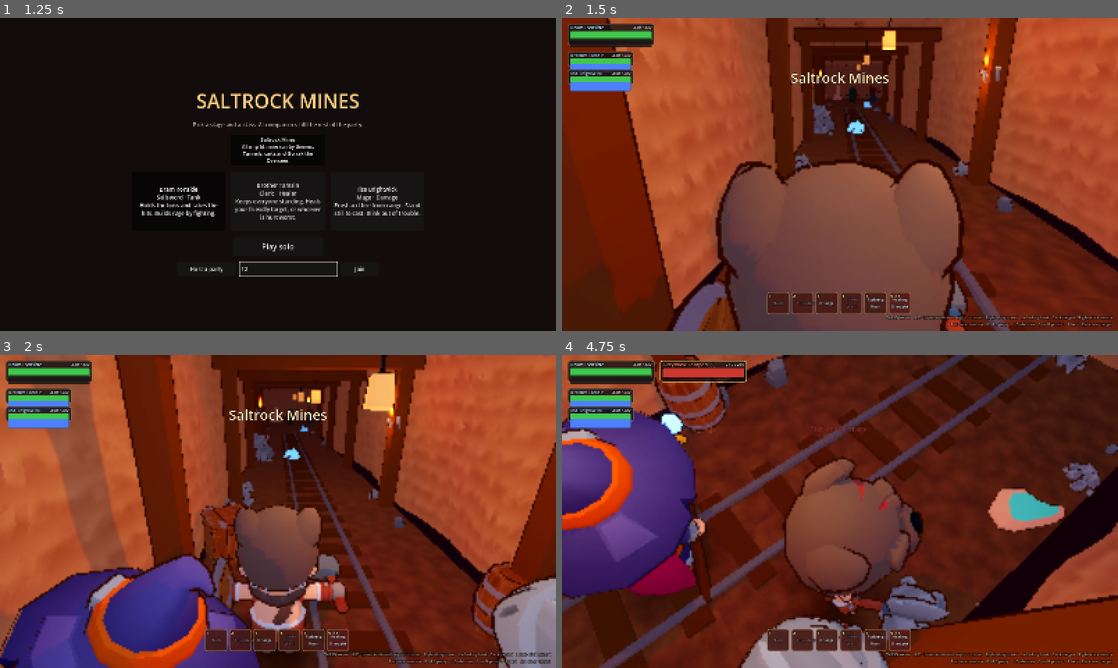
Above: before the commit, frames 1-4 (two rows, left to right).
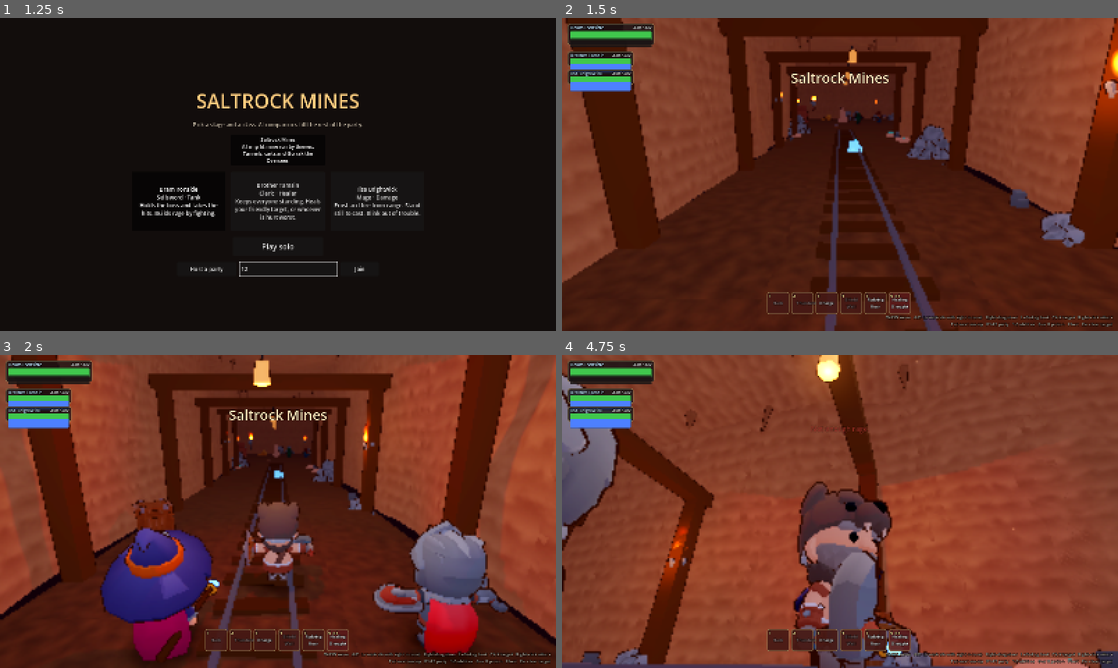
Above: after the commit, the same moments.

Repository: sthi-1005/testgame
Game: Godot game, scene res://main.tscn
Same seed, same stepped clock (60 frames per second), same inputs: the game is played once before the commit and once after it.
Inputs (mouse positions are in pixels of both pictures, inside the frame that each line leads up to):
- Up to frame 1 (1.25 s): click (289, 268) at 0.52 s; type "12" at 0.6 s
- Up to frame 2 (1.5 s): click "Play solo" at 1.25 s
- Up to frame 3 (2 s): no input
- Up to frame 4 (4.75 s): tap Enter at 2 s; move the mouse to (962, 495) at 2.02 s; hold D 2.03-2.75 s; tap Q at 2.1 s; click (962, 495) at 2.17 s; drag from (728, 527) to (812, 574) at 2.77 s; move the mouse to (895, 442) at 3.52 s; hold D 3.53-4.25 s; tap 1 at 3.6 s; click (895, 442) at 3.67 s; drag from (812, 574) to (673, 464) at 4.27 s

Frame 1 is identical in both runs. In frame 2, 73% of the frame differs, in the area x 0-100%, y 0-100%; in frame 3, 72%; in frame 4, 90%.

Commit message:
Scale and camera rework: real-size characters, wider mine, WoW-style camera
- Characters back to 1:1 (CHAR_SCALE 1.0) against the 1 unit = 1 m reference in docs/scale.md
- Widened the mouth tunnel, sorting cut and rail cut; re-heighted torches, support frames and lanterns
- Camera: closer default (9), flatter pitch, smoothed pivot and zoom, follows facing while walking
- Camera collision is now a sphere sweep against a dedicated physics layer (cave meshes, hall walls,
  ceilings, pillars, torch flames) instead of the grid solid test
- Lower volumetric energy on pooled lights; torch flames block the camera (fixed boss-hall glare)
- Assets.body_def/extra_bodies so stages can register their own bodies
- tools/camshots.gd: fixed-spot gameplay-camera stills for before/after comparisons

Co-Authored-By: Claude Opus 5.5 (1M context) <noreply@anthropic.com>
Claude-Session: https://claude.ai/code/session_016eWJidG6StUvV5BCR7RHHT

Diff:
--- a/scripts/assets.gd
+++ b/scripts/assets.gd
@@ -11,7 +11,7 @@
 const BAT_ALIAS := { "idle": "Bat_Flying", "combatIdle": "Bat_Flying", "run": "Bat_Flying", "walk": "Bat_Flying", "back": "Bat_Flying",
 	"attack": "Bat_Attack", "attack2": "Bat_Attack2", "hit": "Bat_Hit", "death": "Bat_Death" }
 ## Characters are drawn larger than the sim's collision circles so they hold their own in the 4 m tunnels.
-const CHAR_SCALE := 1.3
+const CHAR_SCALE := 1.0
 const LOOPING := ["idle", "combatIdle", "run", "walk", "back", "cast"]
 
 # Animation clips for the KayKit rig, retargeted onto every KayKit character.
@@ -33,6 +33,12 @@
 	"gorrak": { "model": "res://assets/chars/orc_brute.glb", "alias": QUAT_ALIAS, "scale": 1.75 },
 	"bat": { "model": "res://assets/chars/bat.glb", "alias": BAT_ALIAS, "scale": 0.42 },
 }
+
+## Bodies a stage adds at runtime (tinted variants, its own bosses), merged in from the stage's Level._configure().
+static var extra_bodies := {}
+
+static func body_def(name: String) -> Dictionary:
+	return extra_bodies[name] if extra_bodies.has(name) else BODIES[name]
 
 static var _scenes := {}
 static var _libs := {} # body -> AnimationLibrary
@@ -85,7 +91,7 @@
 static func library_for(body: String, model: Node) -> AnimationLibrary:
 	if _libs.has(body):
 		return _libs[body]
-	var def: Dictionary = BODIES[body]
+	var def: Dictionary = body_def(body)
 	var lib := AnimationLibrary.new()
 	var sk := skeleton_of(model)
 	var alias: Dictionary = def.alias
@@ -187,7 +193,7 @@
 
 ## Build a character: the model, its gear on the hand bones and an AnimationPlayer with its clips.
 static func character(body: String) -> Dictionary:
-	var def: Dictionary = BODIES[body]
+	var def: Dictionary = body_def(body)
 	var model := scene(def.model).instantiate() as Node3D
 	var lib := library_for(body, model)
 	for old in model.find_children("*", "AnimationPlayer", true, false):
--- a/scripts/cave.gd
+++ b/scripts/cave.gd
@@ -39,7 +39,7 @@
 		for i in nu + 1:
 			var p := a2 + along * ((length + 1.2) * i / nu) + Vector3.UP * (-0.3 + (h + 1.0) * j / nv)
 			# lean the upper wall inward a bit so tunnels read as carved, not built
-			var lean := clampf((p.y - 4.0) / 6.0, 0.0, 1.0)
+			var lean := clampf((p.y - 6.0) / 6.0, 0.0, 1.0)
 			p += inward * lean * lean * 1.4
 			row.append(p + disp(p, inward))
 		grid.append(row)
--- a/scripts/game.gd
+++ b/scripts/game.gd
@@ -4,8 +4,8 @@
 ## and turns input into requests. Talks to a net object (LocalNet for solo, the network layer otherwise).
 
 const INTERP_DELAY := 0.1
-const CAM_MIN := 3.0
-const CAM_MAX := 20.0
+const CAM_MIN := 2.5
+const CAM_MAX := 22.0
 
 var net: Node
 var stage_id := Stages.DEFAULT # set before the node enters the tree; a world from the server can switch it
@@ -40,9 +40,9 @@
 
 # camera
 var cam_yaw := PI
-var cam_pitch := -0.42
-var cam_dist := 11.0
-var cam_cur_dist := 11.0
+var cam_pitch := -0.28
+var cam_dist := 9.0 # zoom target (the wheel and pinch set this)
+var cam_cur_dist := 9.0
 var shake_amt := 0.0
 var lmb := false
 var rmb := false
@@ -61,8 +61,8 @@
 	add_child(we)
 	_build_world()
 	cam = Camera3D.new()
-	cam.fov = 58
-	cam.far = 300
+	cam.fov = 60
+	cam.far = lv.cam_far
 	cam.current = true
 	add_child(cam)
 	dust = WorldBuilder.dust_motes()
@@ -303,6 +303,7 @@
 	var stick := can_move and touch_move.length() > 0.15
 	var was_moving := moving
 	moving = fwd != 0 or side != 0 or stick
+	_fwd_input = fwd
 	if moving:
 		var f := Vector3(sin(my_yaw), 0, cos(my_yaw))
 		var r := Vector3(-f.z, 0, f.x)
@@ -325,7 +326,7 @@
 ## Touch camera drag (same feel as a mouse drag).
 func touch_look(rel: Vector2) -> void:
 	cam_yaw -= rel.x * 0.006
-	cam_pitch = clampf(cam_pitch - rel.y * 0.005, -1.2, 0.35)
+	cam_pitch = clampf(cam_pitch - rel.y * 0.005, -1.25, 0.45)
 
 func _key(k: Key) -> bool:
 	return Input.is_physical_key_pressed(k)
@@ -357,7 +358,7 @@
 		var mm := e as InputEventMouseMotion
 		drag += mm.relative.length()
 		cam_yaw -= mm.relative.x * 0.006
-		cam_pitch = clampf(cam_pitch - mm.relative.y * 0.005, -1.2, 0.35)
+		cam_pitch = clampf(cam_pitch - mm.relative.y * 0.005, -1.25, 0.45)
 		if rmb and me and not me.dead and me.flags & 32 == 0:
 			my_yaw = cam_yaw
 	elif e is InputEventKey and e.pressed and not e.echo:
@@ -518,47 +519,48 @@
 	return out
 
 # ------------------------------------------------------------------ camera
+## WoW-style: an eye-height pivot, the camera swings in behind you as you run, and a swept sphere
+## against the camera collision layer pulls it in when rock gets in the way (and eases it back out).
 func _update_camera(delta: float) -> void:
-	if not lmb and not rmb and touch_move == Vector2.ZERO and (moving or follow_server):
-		cam_yaw = lerp_angle(cam_yaw, my_yaw, clampf(delta * (1.5 if follow_server else 3.0), 0, 1))
-	var pivot := ground(my_pos) + Vector3(0, 2.2 * Assets.CHAR_SCALE, 0)
-	var ceil := lv.ceil_at(my_pos.x, my_pos.z) + lv.floor_y(my_pos.x, my_pos.z) - 2.4
-	# in tight tunnels, swing higher overhead before pulling in close
-	var best_d := -1.0
-	var best_dir := Vector3.ZERO
-	for pitch in [cam_pitch, minf(cam_pitch, -0.75), minf(cam_pitch, -1.0), -1.25]:
-		var dir := Vector3(-sin(cam_yaw) * cos(pitch), -sin(pitch), -cos(cam_yaw) * cos(pitch))
-		var allowed := _cam_room(pivot, dir, ceil)
-		if allowed > best_d + 0.5:
-			best_d = allowed
-			best_dir = dir
-		if allowed >= minf(cam_dist, 6.0):
-			break
-	cam_cur_dist = best_d if best_d < cam_cur_dist else move_toward(cam_cur_dist, best_d, delta * 6.0)
-	cam_dir = cam_dir.slerp(best_dir, clampf(delta * 6.0, 0, 1)) if cam_dir != Vector3.ZERO else best_dir
-	var pos := pivot + cam_dir.normalized() * cam_cur_dist
-	if pos.y > ceil:
-		pos.y = maxf(ceil, pivot.y + 0.3) # flatten under a low roof rather than zooming in
+	var steering := lmb or rmb or touch_move != Vector2.ZERO
+	if not steering and ((moving and _fwd_input >= 0) or follow_server):
+		cam_yaw = lerp_angle(cam_yaw, my_yaw, clampf(delta * (1.5 if follow_server else 3.5), 0, 1))
+	var want_pivot := ground(my_pos) + Vector3(0, PIVOT_H, 0)
+	cam_pivot = want_pivot if cam_pivot == Vector3.INF else cam_pivot.lerp(want_pivot, clampf(delta * 14.0, 0, 1))
+	cam_zoom = move_toward(cam_zoom, cam_dist, delta * maxf(6.0, absf(cam_dist - cam_zoom) * 6.0))
+	var dir := Vector3(-sin(cam_yaw) * cos(cam_pitch), -sin(cam_pitch), -cos(cam_yaw) * cos(cam_pitch))
+	var allowed := _cam_sweep(cam_pivot, dir, cam_zoom)
+	cam_cur_dist = allowed if allowed < cam_cur_dist else move_toward(cam_cur_dist, allowed, delta * 5.0)
+	var pos := cam_pivot + dir * cam_cur_dist
 	if shake_amt > 0:
 		pos += Vector3(randf_range(-1, 1), randf_range(-1, 1), randf_range(-1, 1)) * shake_amt * 0.25
 		shake_amt = maxf(0.0, shake_amt - delta * 2.5)
-	cam.look_at_from_position(pos, pivot + Vector3(0, 0.2, 0))
+	cam.look_at_from_position(pos, cam_pivot + Vector3(0, 0.15, 0))
 	if me:
-		me.model.visible = cam_cur_dist > 1.8
-
-var cam_dir := Vector3.ZERO
-
-## How far the camera can sit from the pivot along dir before it would be inside rock.
-func _cam_room(pivot: Vector3, dir: Vector3, ceil: float) -> float:
-	var d := 0.5
-	while d <= cam_dist:
-		var p := pivot + dir * d
-		if p.y > ceil:
-			p.y = ceil
-		if lv.solid_at(p.x, p.z, 0.6) or p.y < lv.floor_y(p.x, p.z) + 0.4:
-			return maxf(d - 0.4, 0.8)
-		d += 0.25
-	return cam_dist
+		me.model.visible = cam_cur_dist > 1.3
+
+const PIVOT_H := 2.0
+const CAM_RADIUS := 0.3
+var cam_pivot := Vector3.INF
+var cam_zoom := 9.0
+var _fwd_input := 0.0
+var _cam_shape: SphereShape3D
+
+## How far the camera can sit from the pivot along dir: a sphere swept against collision layer 2.
+func _cam_sweep(pivot: Vector3, dir: Vector3, dist: float) -> float:
+	if _cam_shape == null:
+		_cam_shape = SphereShape3D.new()
+		_cam_shape.radius = CAM_RADIUS
+	var q := PhysicsShapeQueryParameters3D.new()
+	q.shape = _cam_shape
+	q.transform = Transform3D(Basis(), pivot)
+	q.motion = dir * dist
+	q.collision_mask = WorldBuilder.CAMERA_LAYER
+	var r := get_world_3d().direct_space_state.cast_motion(q)
+	var d := dist * r[0]
+	# never inside the floor either
+	var floor_t := (pivot.y - lv.floor_y(pivot.x, pivot.z) - 0.4) / maxf(-dir.y, 0.001) if dir.y < 0 else INF
+	return clampf(minf(d, floor_t), 0.4, dist)
 
 # ------------------------------------------------------------------ effects
 func _float_text(id: int, text: String, style: String) -> void:
@@ -640,10 +642,14 @@
 	mi.material_override = m
 	add_child(mi)
 	mi.global_position = p
-	mi.scale = Vector3(0.5, 0.15, 0.5)
+	mi.scale = Vector3(1, 0.3, 1)
+	# grow the radius, not the scale, so the band stays thin (a scaled torus turns into a fat glowing donut)
+	var grow := func(k: float):
+		tm.outer_radius = maxf(0.3, r * k)
+		tm.inner_radius = maxf(0.1, r * k - 0.35)
 	var tw := create_tween()
 	tw.set_parallel()
-	tw.tween_property(mi, "scale", Vector3(r, 0.15, r), 0.45).set_ease(Tween.EASE_OUT)
+	tw.tween_method(grow, 0.05, 1.0, 0.45).set_ease(Tween.EASE_OUT)
 	tw.tween_property(m, "albedo_color:a", 0.0, 0.45)
 	tw.chain().tween_callback(mi.queue_free)
 
--- a/scripts/level.gd
+++ b/scripts/level.gd
@@ -52,11 +52,11 @@
 
 ## Carve the walkable cells and place obstacles and decor.
 func _layout() -> void:
-	carve(3, 15, 4, 26, "mouth")
+	carve(2, 15, 4, 26, "mouth")
 	carve(1, 7, 9, 14, "diggings")
-	carve(10, 10, 14, 11, "cut")
-	carve(15, 6, 19, 13, "sorting")
-	carve(20, 9, 22, 10, "cut2")
+	carve(10, 9, 14, 11, "cut")
+	carve(15, 5, 20, 14, "sorting")
+	carve(21, 8, 22, 10, "cut2")
 	carve(23, 2, 33, 15, "hall")
 	carve(27, 0, 29, 1, "gate")
 	_build_structure()
@@ -64,6 +64,9 @@
 
 # ------------------------------------------------------------------ stage hooks (override per stage)
 ## Ground height under a point. Visual only: collision and the sim stay 2D on the grid.
+## Camera far plane for this stage (open stages with long views raise it).
+var cam_far := 300.0
+
 func floor_y(_x: float, _z: float) -> float:
 	return 0.0
 
@@ -125,7 +128,7 @@
 	return zone_of[z * gw + x]
 
 func zone_h(zone: String) -> float:
-	return ZONE_H.get(zone, 8.0)
+	return ZONE_H.get(zone, 11.0)
 
 func ceil_at(wx: float, wz: float) -> float:
 	return zone_h(zone_at(wx, wz))
@@ -331,7 +334,7 @@
 			_add("prop", "dungeon-pillar", p, 0.0, Vector3(1.15, ph / 4.0 + 0.05, 1.15))
 			obst.append([p.x, p.z, 0.75])
 
-func _wall_torch(cx: int, cz: int, side: String, h := 3.2) -> void:
+func _wall_torch(cx: int, cz: int, side: String, h := 3.0) -> void:
 	var s: Array = { "n": [0, -1, PI], "s": [0, 1, 0.0], "e": [1, 0, -PI / 2], "w": [-1, 0, PI / 2] }[side]
 	var c := W(cx, cz)
 	var p := Vector3(c.x + s[0] * (T / 2), h, c.z + s[1] * (T / 2))
@@ -343,9 +346,9 @@
 	var half := span / 2 - 0.4
 	for s in [-1, 1]:
 		var p := Vector3(c.x, 0, c.z + s * half) if along_x else Vector3(c.x + s * half, 0, c.z)
-		_add("timber", "", p + Vector3(0, 3, 0), rng.randf_range(-0.04, 0.04), Vector3(0.55, 6, 0.55))
+		_add("timber", "", p + Vector3(0, 3.4, 0), rng.randf_range(-0.04, 0.04), Vector3(0.6, 6.8, 0.6))
 		obst.append([p.x, p.z, 0.45])
-	_add("timber", "", c + Vector3(0, 6.2, 0), 0.0, Vector3(0.6, 0.6, span + 0.4) if along_x else Vector3(span + 0.4, 0.6, 0.6))
+	_add("timber", "", c + Vector3(0, 6.9, 0), 0.0, Vector3(0.65, 0.65, span + 0.4) if along_x else Vector3(span + 0.4, 0.65, 0.65))
 
 func _prop_obst(m: String, p: Vector3, rot: float, s, r: float) -> void:
 	_add("prop", m, p, rot, s)
@@ -355,14 +358,14 @@
 func _decorate() -> void:
 	# entrance tunnel: timber frames and daylight spilling in from the mouth
 	for z in range(16, 26, 2):
-		_support_frame(3.5, z, false)
-	_add("daylight", "", Vector3(4 * T, 4, 27.5 * T))
-	_add("light", "", Vector3(4 * T, 6, 26 * T), 0.0, 1.0, { "color": Color(0.6, 0.75, 1), "range": 34.0, "energy": 2.2 })
-	_add("light", "", Vector3(4 * T, 4, 22 * T), 0.0, 1.0, { "color": Color(0.55, 0.68, 0.9), "range": 22.0, "energy": 0.8 })
-	_wall_torch(3, 18, "w")
+		_support_frame(3.0, z, false, 3 * T)
+	_add("daylight", "", Vector3(3.5 * T, 4, 27.5 * T))
+	_add("light", "", Vector3(3.5 * T, 6, 26 * T), 0.0, 1.0, { "color": Color(0.6, 0.75, 1), "range": 34.0, "energy": 2.2 })
+	_add("light", "", Vector3(3.5 * T, 4, 22 * T), 0.0, 1.0, { "color": Color(0.55, 0.68, 0.9), "range": 22.0, "energy": 0.8 })
+	_wall_torch(2, 18, "w")
 	_wall_torch(4, 22, "e")
 	_prop_obst("p_Barrel", W(4, 24) + Vector3(1.3, 0, 0), 0.3, 1.7, 0.8)
-	_prop_obst("p_Crate_Wooden", W(3, 23) + Vector3(-1.2, 0, 0.5), 0.5, 1.7, 0.9)
+	_prop_obst("p_Crate_Wooden", W(2, 23) + Vector3(-0.8, 0, 0.5), 0.5, 1.7, 0.9)
 
 	# lower diggings: ore heaps, timber, lanterns
 	for t in [[1, 9, "w"], [9, 8, "e"], [5, 7, "n"], [2, 14, "s"], [8, 13, "e"]]:
@@ -375,20 +378,20 @@
 	_prop_obst("p_Bucket_Wooden_1", W(3, 13) + Vector3(-1.2, 0, 1), 0.0, 1.7, 0)
 	_prop_obst("p_Rope_1", W(6, 13), 0.4, 1.8, 0)
 	for x in [10.5, 12.5, 14.5]:
-		_support_frame(x, 10.5, true)
+		_support_frame(x, 10.0, true, 3 * T)
 	for q in [[3, 9], [7, 12]]:
 		_prop_obst("dungeon-pillar", W(q[0], q[1]), 0.4, Vector3(0.7, 2, 0.7), 0.6)
 
 	# sorting cave: crates and barrels of ore, a workbench
-	for t in [[15, 7, "w"], [19, 12, "e"], [17, 6, "n"], [16, 13, "s"]]:
+	for t in [[15, 7, "w"], [20, 12, "e"], [17, 5, "n"], [16, 14, "s"]]:
 		_wall_torch(t[0], t[1], t[2])
 	for s in [[15, 6, "p_Crate_Wooden", 1.8, 0.0], [15, 6, "p_Crate_Wooden", 1.8, 1.3], [19, 6, "p_Barrel", 1.8, 0.0], [19, 7, "p_Barrel", 1.8, 0.0],
 			[15, 13, "p_Crate_Metal", 1.6, 0.0], [19, 13, "p_Workbench", 1.7, 0.0], [18, 13, "p_Barrel_Holder", 1.7, 0.0]]:
 		var ox := -0.8 if s[0] == 15 else (0.8 if s[0] == 19 else 0.0)
 		var p := W(s[0], s[1]) + Vector3(ox, s[4], -0.8 if s[1] == 6 else 0.8)
 		_prop_obst(s[2], p, rng.randf_range(-0.3, 0.3), s[3], 0.0 if s[4] > 0 else 1.1)
-	_support_frame(20.5, 9.5, true)
-	_support_frame(21.8, 9.5, true)
+	_support_frame(21.0, 9.0, true, 3 * T)
+	_support_frame(22.3, 9.0, true, 3 * T)
 
 	# overseer's hall: rails, carts, the shift bell, braziers
 	for t in [[23, 3, "w"], [23, 8, "w"], [23, 13, "w"], [33, 4, "e"], [33, 9, "e"], [33, 14, "e"], [25, 2, "n"], [31, 2, "n"], [26, 15, "s"], [31, 15, "s"]]:
--- a/scripts/look.gd
+++ b/scripts/look.gd
@@ -187,8 +187,8 @@
 	e.fog_mode = Environment.FOG_MODE_EXPONENTIAL
 	e.glow_enabled = true
 	e.glow_intensity = 0.7
-	e.glow_bloom = 0.05
-	e.glow_hdr_threshold = 1.0
+	e.glow_bloom = 0.0
+	e.glow_hdr_threshold = 1.3
 	e.adjustment_enabled = true
 	# Forward+ only (ignored by the web/Compatibility build): volumetric fog, ambient occlusion, GI
 	e.volumetric_fog_enabled = true
--- a/scripts/unit_view.gd
+++ b/scripts/unit_view.gd
@@ -95,7 +95,7 @@
 func height() -> float:
 	if info.body == "gorrak":
 		return 4.0 * Assets.CHAR_SCALE
-	return 2.4 * Assets.BODIES[info.body].get("scale", 1.0) * Assets.CHAR_SCALE
+	return 2.4 * Assets.body_def(info.body).get("scale", 1.0) * Assets.CHAR_SCALE
 
 func chest() -> Vector3:
 	return global_position + Vector3(0, height() * 0.55 + (fly if not dead else 0.0), 0)
--- a/scripts/world_builder.gd
+++ b/scripts/world_builder.gd
@@ -10,6 +10,9 @@
 var bell_pivot: Node3D
 
 static var _tex := {}
+
+## Physics layer the gameplay camera collides with (bit value). Solid walls, ceilings and big rocks go here.
+const CAMERA_LAYER := 2
 
 func _init(level: Level, parent: Node3D) -> void:
 	lv = level
@@ -105,6 +108,7 @@
 		mi.mesh = pm
 		mi.material_override = ceil_mat
 		_place(mi, Vector3((r[0] + r[2] + 1) * T / 2, lv.zone_h(r[4]), (r[1] + r[3] + 1) * T / 2), 0.0, 1.0)
+		_camera_box(Vector3((r[0] + r[2] + 1) * T / 2, lv.zone_h(r[4]) + 0.5, (r[1] + r[3] + 1) * T / 2), Vector3(w, 1.0, d), 0.0)
 	var wood := Look.toon(Color("#6a4529"), null, 0.03)
 	for e in lv.decor:
 		match e.kind:
@@ -118,6 +122,7 @@
 				else:
 					for k in e.courses:
 						_place(Assets.prop("dungeon-wall"), e.pos + Vector3(0, k * 4.0, 0), e.rot, 1.0)
+					_camera_box(e.pos + Vector3(0, e.courses * 2.0, 0), Vector3(T + 0.4, e.courses * 4.0, 1.0), e.rot)
 			"prop":
 				if e.model == "dungeon-pillar" and _cave_corner(e.pos):
 					continue # bare rock instead of masonry columns in the mine
@@ -125,16 +130,21 @@
 					_place(Assets.prop("q_rock_tall", 0.04), e.pos, e.rot, Vector3(2.4, 3.2, 2.4))
 					continue
 				_place(Assets.prop(e.model), e.pos, e.rot, e.scale)
+				if e.model == "dungeon-pillar":
+					var ps: Vector3 = e.scale if e.scale is Vector3 else Vector3.ONE * e.scale
+					_camera_box(e.pos + Vector3(0, ps.y * 2.0, 0), Vector3(1.5 * ps.x, ps.y * 4.0, 1.5 * ps.z), e.rot)
 			"timber":
 				_box(e.pos, e.scale, wood, e.rot)
 			"torch":
 				_place(Assets.prop("dungeon-torch"), e.pos, e.rot, e.scale)
 				fire_at(e.flame, 1.1)
-				light_sources.append({ "pos": e.light, "color": Color(1, 0.62, 0.35), "range": 22.0, "energy": 2.0 })
+				# keep the camera out of the flame: up close the light blows out the volumetric fog
+				_camera_box(e.flame, Vector3(1.8, 1.8, 1.8), 0.0)
+				light_sources.append({ "pos": e.light, "color": Color(1, 0.62, 0.35), "range": 18.0, "energy": 1.3 })
 			"brazier":
 				_place(Assets.prop(e.model), e.pos, e.rot, e.scale)
 				fire_at(e.pos + Vector3(0, 1.4, 0), 2.2)
-				light_sources.append({ "pos": e.pos + Vector3(0, 3, 0), "color": Color(1, 0.55, 0.25), "range": 24.0, "energy": 1.8 })
+				light_sources.append({ "pos": e.pos + Vector3(0, 3, 0), "color": Color(1, 0.55, 0.25), "range": 16.0, "energy": 1.0 })
 			"light":
 				light_sources.append({ "pos": e.pos, "color": e.color, "range": e.range, "energy": e.energy })
 			"daylight":
@@ -174,7 +184,31 @@
 		mi.material_override = rock
 		mi.name = "Cave_" + zn
 		root.add_child(mi)
+		add_camera_collider(mi)
 	_dress()
+
+## Give a mesh a trimesh body on the camera layer, so the camera can't swing through it.
+static func add_camera_collider(mi: MeshInstance3D) -> void:
+	var body := StaticBody3D.new()
+	body.collision_layer = CAMERA_LAYER
+	body.collision_mask = 0
+	var cs := CollisionShape3D.new()
+	cs.shape = mi.mesh.create_trimesh_shape()
+	body.add_child(cs)
+	mi.add_child(body)
+
+func _camera_box(pos: Vector3, size: Vector3, rot: float) -> void:
+	var body := StaticBody3D.new()
+	body.collision_layer = CAMERA_LAYER
+	body.collision_mask = 0
+	var cs := CollisionShape3D.new()
+	var bs := BoxShape3D.new()
+	bs.size = size
+	cs.shape = bs
+	body.add_child(cs)
+	root.add_child(body)
+	body.position = pos
+	body.rotation.y = rot
 
 func fire_at(p: Vector3, size: float) -> void:
 	var ps := CPUParticles3D.new()
@@ -313,6 +347,7 @@
 			var l := OmniLight3D.new()
 			l.shadow_enabled = false
 			l.omni_attenuation = 1.4
+			l.light_volumetric_fog_energy = 0.5 # full strength glares when the camera passes close to a flame
 			parent.add_child(l)
 			lights.append(l)
 	func update(focus: Vector3, t: float) -> void:
@@ -383,12 +418,12 @@
 func _dress() -> void:
 	var T := Level.T
 	# rails down the entrance tunnel and across the diggings
-	_rail_z(4.0 * T, 15.0 * T, 27.0 * T)
-	_rail_x(10 * T, 15 * T, 10.9 * T)
-	_rail_x(20 * T, 23 * T, 9.9 * T)
+	_rail_z(3.5 * T, 15.0 * T, 27.0 * T)
+	_rail_x(10 * T, 15 * T, 10.5 * T)
+	_rail_x(21 * T, 23 * T, 9.5 * T)
 	# lanterns hanging from the timber frames
 	for e in lv.decor:
-		if e.kind == "timber" and e.pos.y > 6 and e.pos.y < 7 and (e.scale.x > 6 or e.scale.z > 6) and randf() < 0.6:
+		if e.kind == "timber" and e.pos.y > 6.5 and e.pos.y < 7.5 and (e.scale.x > 6 or e.scale.z > 6) and randf() < 0.6:
 			var p: Vector3 = e.pos + Vector3(0, -1.3, 0)
 			_lantern(p)
 	# glowing ore crystals in the diggings and the sorting cave
@@ -400,7 +435,7 @@
 		light_sources.append({ "pos": p + Vector3(0, 1.5, 0), "color": c[2], "range": 9.0, "energy": 1.4, "flicker": false })
 	# loose rubble and planks along the tunnel walls (small enough to ignore for collision)
 	for z in range(15, 27):
-		for side in [3.0 * T + 0.5, 5.0 * T - 0.5]:
+		for side in [2.0 * T + 0.5, 5.0 * T - 0.5]:
 			if randf() < 0.5:
 				var m: String = ["k_Stone_Chunks_Small", "k_Rock_1_A_Color1", "k_Rock_2_A_Color1"][randi() % 3]
 				_place(Assets.prop(m), Vector3(side + randf_range(-0.2, 0.2), 0, z * T + randf() * T), randf() * TAU, randf_range(0.6, 1.0))
--- /dev/null
+++ b/tools/camshots.gd
@@ -0,0 +1,54 @@
+extends SceneTree
+## Gameplay-camera stills from fixed spots (before/after comparisons of scale and camera).
+## godot --path . --rendering-driver vulkan --resolution 1600x900 -s tools/camshots.gd -- <suffix>
+func _init():
+	await process_frame
+	var suffix: String = OS.get_cmdline_user_args()[0] if OS.get_cmdline_user_args().size() else ""
+	var game := Game.new()
+	get_root().add_child(game)
+	var net := LocalNet.new()
+	game.attach(net)
+	net.host_solo("sellsword")
+	if OS.get_cmdline_user_args().has("nofx"):
+		net.events_received.disconnect(game._on_events)
+	if OS.get_cmdline_user_args().has("peace"):
+		for e in net.sim.enemies:
+			e.aggro_r = 0.0
+	var T := Level.T
+	# name, cell x, cell z, facing (yaw)
+	var only: String = OS.get_cmdline_user_args()[1] if OS.get_cmdline_user_args().size() > 1 and OS.get_cmdline_user_args()[1].begins_with("cam_") else ""
+	var spots := [["cam_tunnel", 3.6, 24.0, PI], ["cam_diggings", 5.0, 13.5, PI], ["cam_cut", 13.0, 10.5, PI / 2], ["cam_hall", 24.5, 12.0, 2.4]]
+	for s in spots:
+		if only != "" and s[0] != only:
+			continue
+		var p := Vector3(s[1] * T, 0, s[2] * T)
+		# move the party along so the shot shows them next to you
+		for m in net.sim.party:
+			m.pos = p + Vector3(randf_range(-1.5, 1.5), 0, randf_range(0.5, 2.5)).rotated(Vector3.UP, s[3] + PI)
+			m.tp_seq += 1
+		var u: SUnit = net.sim.players[LocalNet.PEER]
+		u.pos = p
+		u.yaw = s[3]
+		u.tp_seq += 1
+		game.my_yaw = s[3]
+		game.cam_yaw = s[3]
+		if OS.get_cmdline_user_args().has("oldcam"):
+			game.cam_pitch = -0.42
+			game.cam_dist = 11.0
+		for a in OS.get_cmdline_user_args():
+			if a.begins_with("pitch="): game.cam_pitch = float(a.substr(6))
+			if a.begins_with("dist="): game.cam_dist = float(a.substr(5))
+		for k in 40:
+			await process_frame
+		await RenderingServer.frame_post_draw
+		print("  cam ", game.cam.global_position, " cur_dist=", game.cam_cur_dist, " pivot=", game.cam_pivot)
+		if OS.get_cmdline_user_args().has("lights"):
+			for l in get_root().find_children("*", "Light3D", true, false):
+				if l.visible and l.global_position.distance_to(game.my_pos) < 14:
+					print("  light ", l.get_class(), " ", l.get_parent().name, " ", l.global_position, " e=", l.light_energy, " vol=", l.light_volumetric_fog_energy)
+			for n in get_root().find_children("*", "GPUParticles3D", true, false) + get_root().find_children("*", "CPUParticles3D", true, false):
+				if n.global_position.distance_to(game.my_pos) < 6:
+					print("  particles ", n.get_parent().name, " ", n.global_position)
+		get_root().get_texture().get_image().save_png("user://%s%s.png" % [s[0], suffix])
+		print("saved ", s[0])
+	quit()
Not shown, added: tools/camshots.gd.uid
